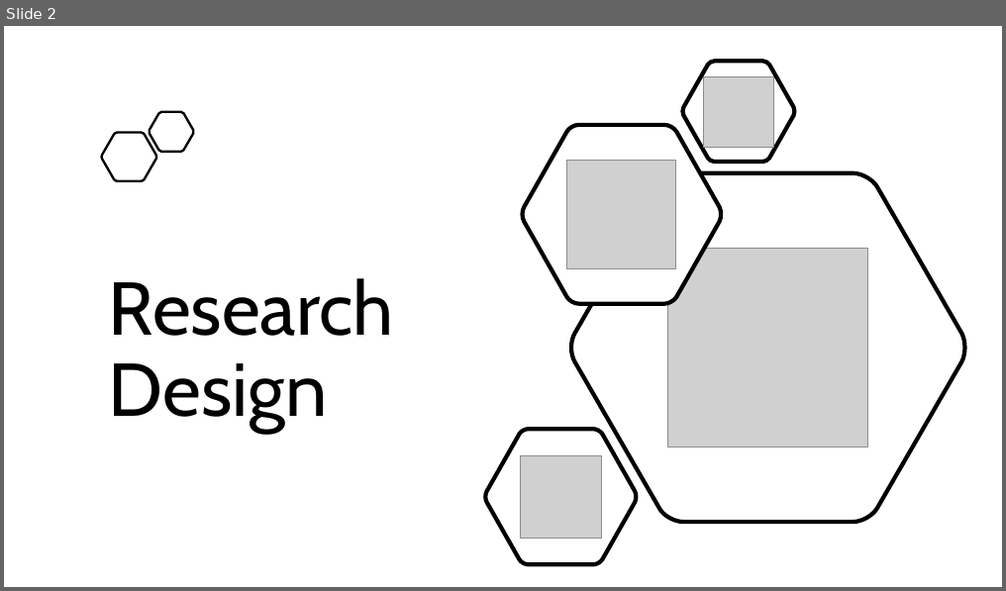
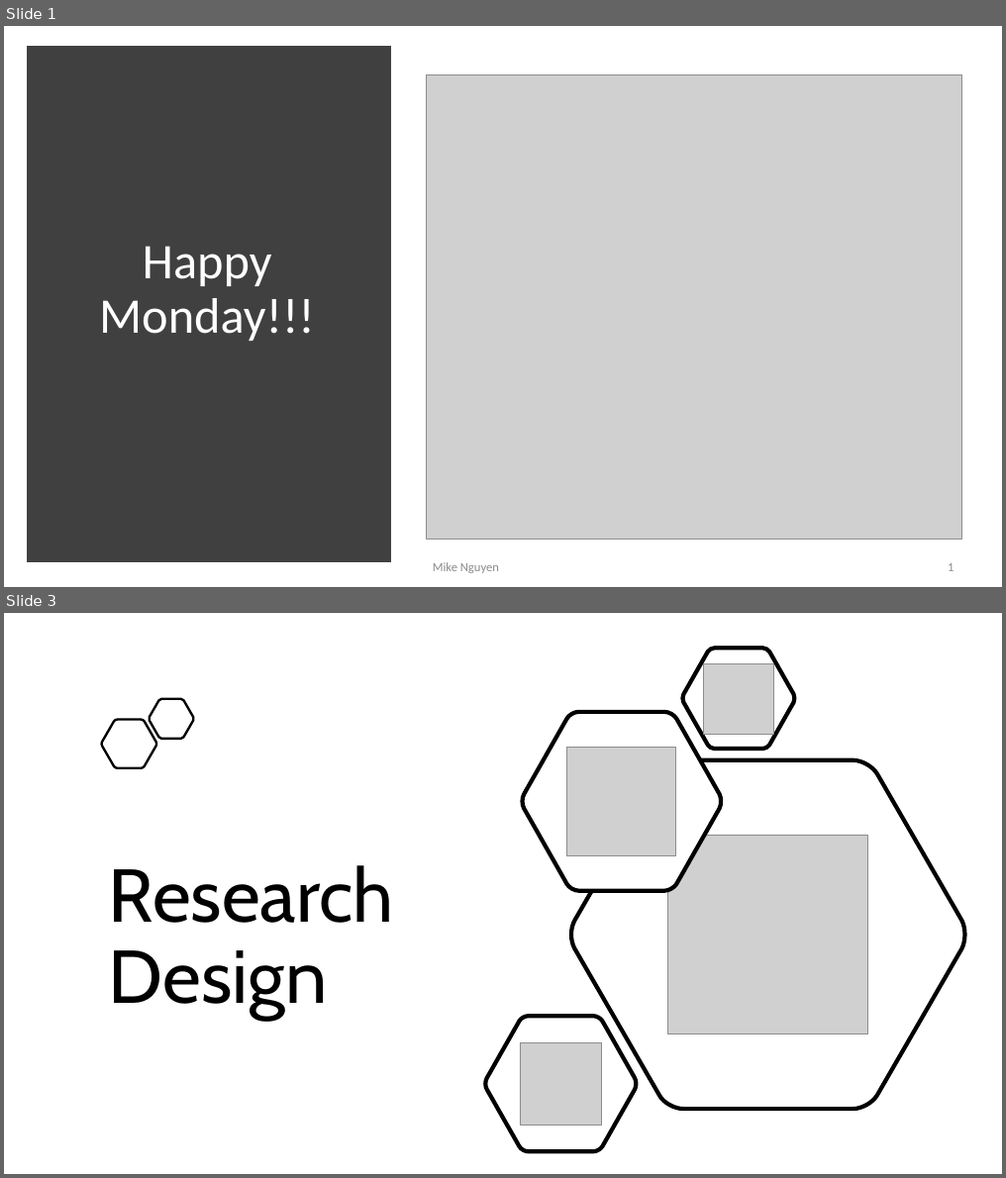
Before and after one commit to mikenguyen13/mar4050_S22, a slide deck: lectures/3/1_Research Design.pptx. Shown one above the other, each under a label of ours: slide 2 before the commit, slides 1 and 3 after it; the slides between them are not shown. The pictures are 1006x591 and 1006x1178 pixels, drawn with LibreOffice and Linux fonts; fonts in the diff are those of the drawing; grey boxes stand for pictures. Boxes give left, top, right and bottom in pixels: in the first picture for what was removed or moved away, otherwise in the second. Text is boxed around its words. In the diff, an @@ line names an element or a change of style, - is before the commit and + after.

```diff
--- a/lectures/3/1_Research Design.pptx
+++ b/lectures/3/1_Research Design.pptx
@@ slide 1 added at [4,26,1002,587], background #FFFFFF @@
@@ rectangle added at [32,52,386,558], fill #404040, outline #404040 10 pt @@
@@ picture added at [426,75,963,539] @@
@@ title added at [99,246,315,341], 48 pt, text #FFFFFF @@
+Happy Monday!!!
@@ text added at [433,563,499,573], 12 pt, text #8C8C8C @@
+Mike Nguyen
@@ page number added at [947,564,953,571], 12 pt, text #8C8C8C @@
+1
@@ what was slide 2 is now slide 3 @@
```
Also in this commit, not shown: 6 slides changed, 4 other files.
